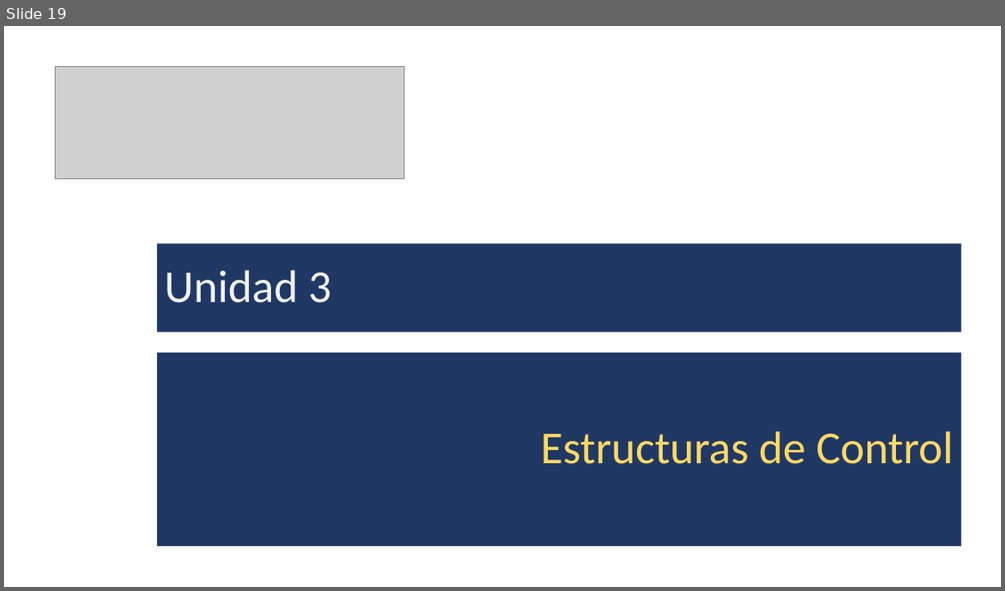
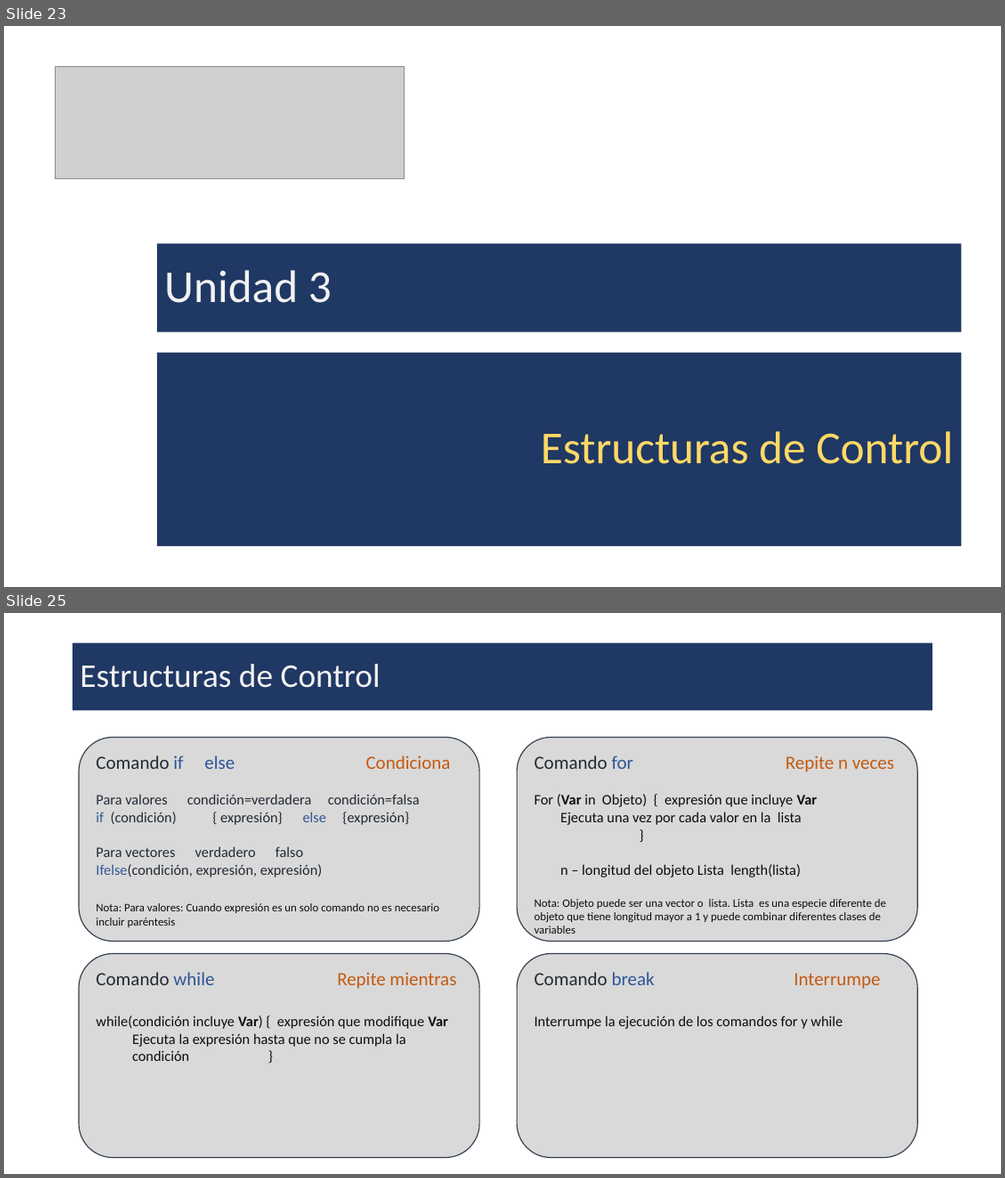
Before and after one commit to DeltaWiseC/PAct01, a slide deck: Presentacion.pptx. Shown one above the other, each under a label of ours: slide 19 before the commit, slides 23 and 25 after it; the slides between them are not shown. The pictures are 1005x591 and 1005x1178 pixels, drawn with LibreOffice and Linux fonts; fonts in the diff are those of the drawing; grey boxes stand for pictures. Boxes give left, top, right and bottom in pixels: in the first picture for what was removed or moved away, otherwise in the second. Text is boxed around its words. In the diff, an @@ line names an element or a change of style, - is before the commit and + after.

```diff
--- a/Presentacion.pptx
+++ b/Presentacion.pptx
@@ slide 25 added at box(4, 613, 1001, 1174), background #FFFFFF @@
@@ title added at box(73, 643, 933, 710), fill #203864, 32 pt, text #F2F2F2 @@
+Estructuras de Control
@@ rounded rectangle added at box(79, 737, 479, 941), fill #D9D9D9, outline #333F50 1 pt, 14 pt, text #222A35 @@
+Comando if else Condiciona
+Para valores condición=verdadera condición=falsa
+if (condición) { expresión} else {expresión}
+Para vectores verdadero falso
+Ifelse(condición, expresión, expresión)
+Nota: Para valores: Cuando expresión es un solo comando no es necesario incluir paréntesis
@@ rounded rectangle added at box(517, 737, 918, 941), fill #D9D9D9, outline #333F50 1 pt, 11 pt, text #0D0D0D @@
+Comando for Repite n veces
+For (Var in Objeto) { expresión que incluye Var
+Ejecuta una vez por cada valor en la lista
+}
+n – longitud del objeto Lista length(lista)
+Nota: Objeto puede ser una vector o lista. Lista es una especie diferente de objeto que tiene longitud mayor a 1 y puede combinar diferentes clases de variables
@@ rounded rectangle added at box(79, 953, 479, 1158), fill #D9D9D9, outline #333F50 1 pt, 14 pt, text #0D0D0D @@
+Comando while Repite mientras
+while(condición incluye Var) { expresión que modifique Var
+Ejecuta la expresión hasta que no se cumpla la
+condición }
@@ rounded rectangle added at box(517, 953, 918, 1158), fill #D9D9D9, outline #333F50 1 pt, 14 pt, text #0D0D0D @@
+Comando break Interrumpe
+Interrumpe la ejecución de los comandos for y while
@@ what was slide 19 is now slide 23 @@
```
Also in this commit, not shown: 5 slides changed, 6 other slides added, 2 slides removed, 5 other files.
